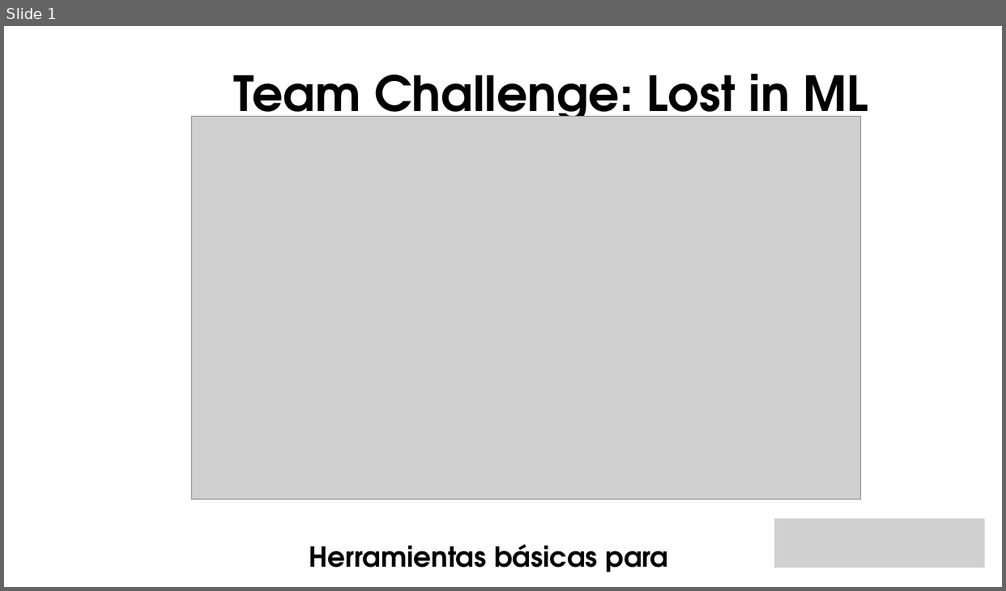
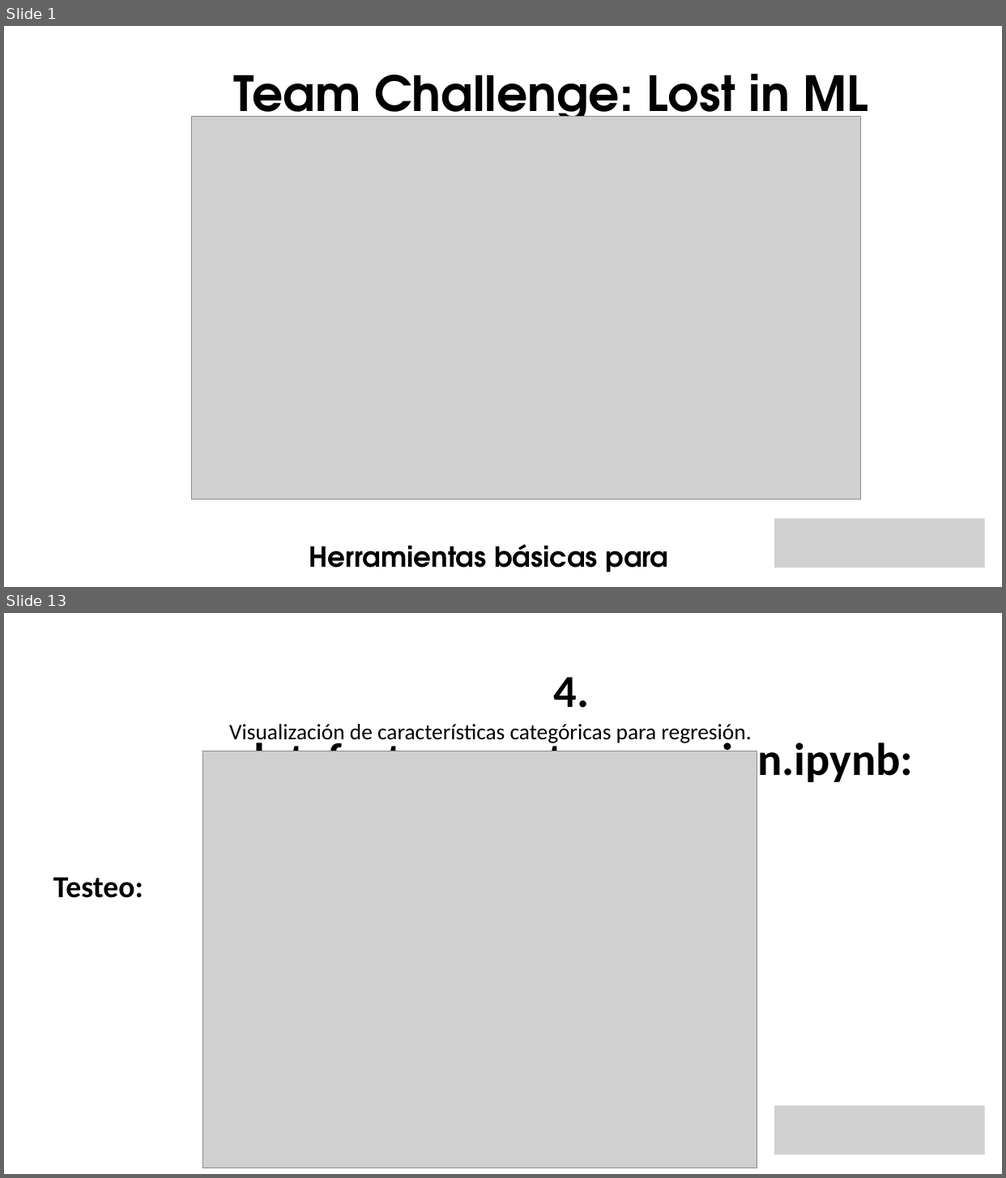
Before and after one commit to apvwbm/Team-Challenge---Lost-in-ML, a slide deck: Team Lost in ML.pptx. Shown one above the other, each under a label of ours: slide 1 before the commit, slides 1 and 13 after it; the slides between them are not shown. The pictures are 1006x591 and 1006x1178 pixels, drawn with LibreOffice and Linux fonts; fonts in the diff are those of the drawing; grey boxes stand for pictures; background and template pictures are left out. Boxes give left, top, right and bottom in pixels: in the first picture for what was removed or moved away, otherwise in the second. Text is boxed around its words. In the diff, an @@ line names an element or a change of style, - is before the commit and + after.

```diff
--- a/Team Lost in ML.pptx
+++ b/Team Lost in ML.pptx
@@ slide 13 added at (x1=4, y1=613, x2=1002, y2=1174), background picture (left out) @@
@@ text added at (x1=229, y1=677, x2=914, y2=786), 66 pt, text #000000, bold @@
+4. plot_features_cat_regression.ipynb:
@@ text added at (x1=229, y1=724, x2=751, y2=744), 32 pt, text #000000 @@
+Visualización de características categóricas para regresión.
@@ picture added at (x1=203, y1=752, x2=757, y2=1169) @@
@@ text added at (x1=53, y1=877, x2=143, y2=898), 44 pt, text #000000, bold @@
+Testeo:
@@ picture added at (x1=774, y1=1106, x2=985, y2=1155) @@
```
Also in this commit, not shown: 4 slides changed, 10 other slides added.
